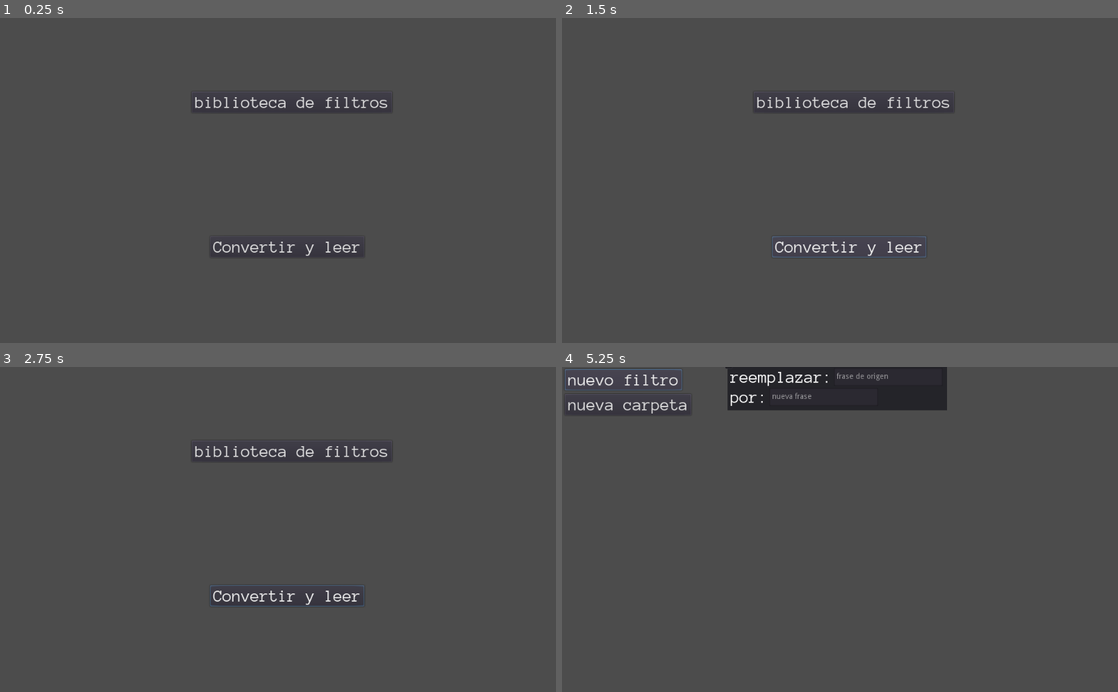
Above: before the commit, frames 1-4 (two rows, left to right).
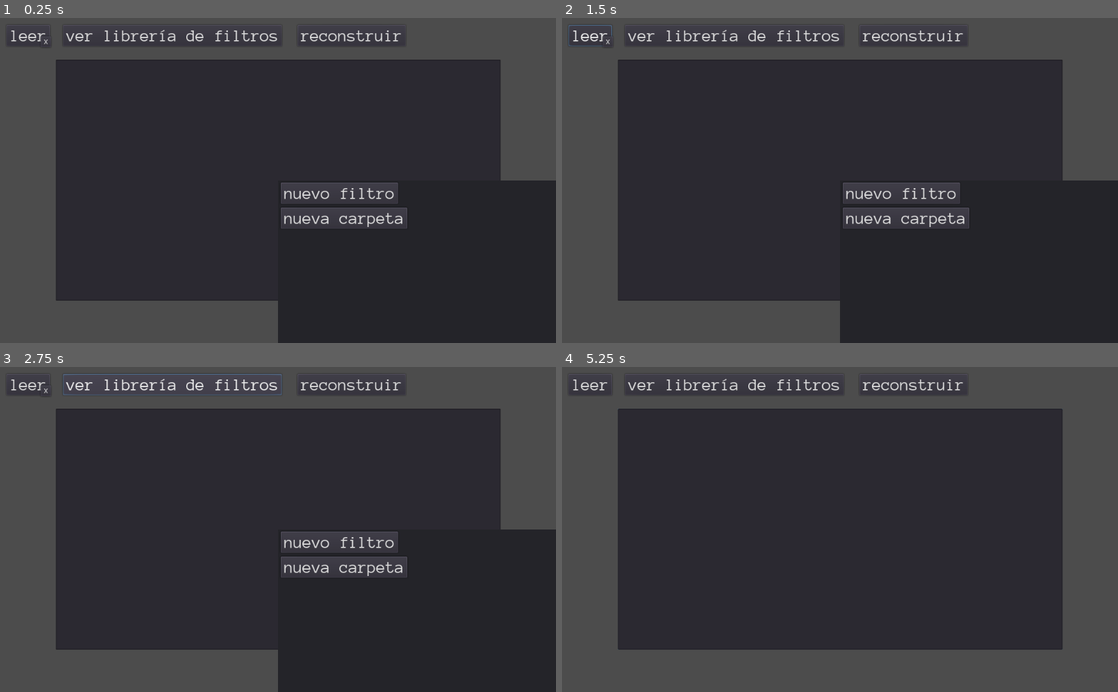
Above: after the commit, the same moments.

Repository: AndresDavidCalderon/desfilosofador
Game: Godot game, scene res://reader/reader.tscn
Two runs of this game, one before a commit and one after it. Both use one fixed random seed, a clock stepped at 60 frames per second and the inputs below. Before the commit the project starts from res://menu/menu.tscn.
Inputs (mouse positions are in pixels of both pictures, inside the frame that each line leads up to):
- Up to frame 1 (0.25 s): no input
- Up to frame 2 (1.5 s): click (589, 34) at 0.5 s, where only the run after the commit has a clickable "leer"; click (851, 245) at 1.25 s, where only the run before the commit has a clickable "Convertir y leer"
- Up to frame 3 (2.75 s): click (172, 383) at 2 s, where only the run after the commit has a clickable "ver librería de filtros"
- Up to frame 4 (5.25 s): click (606, 389) at 2.75 s, where only the run after the commit has a clickable "x"; click (912, 383) at 3.5 s, where only the run after the commit has a clickable "reconstruir"; click (851, 451) at 4.25 s, where only the run before the commit has a clickable "biblioteca de filtros"; click (623, 380) at 5 s, where only the run before the commit has a clickable "nuevo filtro"

The runs differ from the first frame. In frame 1, 65% of the frame differs, in the area x 2-100%, y 3-100%; in frame 2, 66%, in the area x 1-100%, y 2-100%; in frame 3, 65%; in frame 4, 63%.
Error after the commit: Invalid call. Nonexistent function 'openfilters' in base 'Panel'. (res://reader/reader.gd:15)

Commit message:
tool UI

Diff:
--- a/UI/aligner.gd
+++ b/UI/aligner.gd
@@ -1,3 +1,4 @@
+tool
 extends Node2D
 class_name aligner,"res://ui/extendericon.png"
 export(bool) var sety
@@ -9,26 +10,36 @@
 onready var initscale=scale
 export(bool) var scales
 export(bool) var fromzero=true
+export(bool) var uselocalscale
+export(bool) var istool
+export(NodePath) var userect
 var initsize=Vector2(ProjectSettings.get("display/window/size/width"),ProjectSettings.get("display/window/size/height"))
 func _ready():
-	if invisiblestart:
+	if invisiblestart and not Engine.editor_hint:
 		visible=false
-	get_tree().root.connect("size_changed", self, "setgui")
-	setgui()
+	if istool or not Engine.editor_hint:
+		get_tree().root.connect("size_changed", self, "setgui")
+		setgui()
+		if userect!="" and userect!=null:
+			get_node(userect).connect("resized",self,"setgui")
 func setgui():
-	var base=get_viewport_rect()
-	if fromzero:
-		position=Vector2(0,0)
-	if sety:
-		position.y=base.size.y*scaleview.y
-	if setx:
-		position.x=base.size.x*scaleview.x
-	position+=OS.get_window_safe_area().position*safeposmult
-	position+=offset
-
-	var mult=initscale*(get_viewport_rect().size/initsize)
-	var newscale=[mult.x,mult.y].min()
-	if scales:
-		scale=Vector2(newscale,newscale)
-	if has_method("customscale"):
-		call("customscale",Vector2(newscale,newscale))
+	if istool or not Engine.editor_hint:
+		var base=get_viewport_rect().size
+		if userect!="" and userect!=null:
+			base=get_node(userect).rect_size
+		if uselocalscale:
+			base*=get_parent().scale
+		if fromzero:
+			position=Vector2(0,0)
+		if sety:
+			position.y=base.y*scaleview.y
+		if setx:
+			position.x=base.x*scaleview.x
+		position+=OS.get_window_safe_area().position*safeposmult
+		position+=offset
+		var mult=initscale*(base/initsize)
+		var newscale=[mult.x,mult.y].min()
+		if scales:
+			scale=Vector2(newscale,newscale)
+		if has_method("customscale"):
+			call("customscale",Vector2(newscale,newscale))
--- /dev/null
+++ b/UI/font/text.tres
@@ -0,0 +1,6 @@
+[gd_resource type="DynamicFont" load_steps=2 format=2]
+
+[ext_resource path="res://UI/font/AnonymousPro-Regular.ttf" type="DynamicFontData" id=1]
+
+[resource]
+font_data = ExtResource( 1 )
--- /dev/null
+++ b/UI/popup.gd
@@ -0,0 +1,52 @@
+extends Panel
+class_name popup,"res://UI/popupicon.png"
+signal closed
+export(Color) var errorcolor
+func _init():
+	globals.popuper=self
+	visible=false
+var normalsize=rect_size.y
+var addedchild=[]
+func _ready():
+	visible=false
+func _on_quit_pressed():
+	unpopup()
+func unpopup():
+	emit_signal("closed")
+	if visible:
+		var cleared=0
+		while cleared<addedchild.size():
+			addedchild[cleared].queue_free()
+			cleared+=1
+		addedchild.clear()
+		visible=false
+		$vorder.rect_size.y=0
+		$vorder.queue_sort()
+	else:
+		globals.iprint("already unpopuped")
+func popup(title:String,desc="",fields:Array=[],canout=true,error:bool=false):
+	$quit.visible=canout
+	if visible:
+		unpopup()
+	visible=true
+	var added=0
+	$title.text=title
+	if error:
+		$title.set("custom_colors/font_color",errorcolor)
+	var font=$title.get("custom_fonts/font") as DynamicFont
+	while font.get_string_size(title).x>$title.rect_size.x:
+		font.size-=1
+	var desclabel=$vorder/description
+	desclabel.text=desc
+	var instanced=[]
+	while added<fields.size():
+		var new=fields[added].new() as Control
+		instanced.append(new)
+		$vorder.add_child(new)
+		addedchild.append(new)
+		new.set("custom_fonts/font",preload("res://UI/font/text.tres"))
+		added+=1
+	return instanced
+
+func _on_vorder_sort_children():
+	rect_size.y=($vorder.rect_position.y+$vorder.rect_size.y)+5
--- /dev/null
+++ b/UI/popup.tscn
@@ -0,0 +1,71 @@
+[gd_scene load_steps=5 format=2]
+
+[ext_resource path="res://UI/popup.gd" type="Script" id=1]
+[ext_resource path="res://UI/font/normal title.tres" type="DynamicFont" id=2]
+[ext_resource path="res://UI/font/text.tres" type="DynamicFont" id=3]
+
+[sub_resource type="StyleBoxFlat" id=1]
+bg_color = Color( 0.0862745, 0.054902, 0.227451, 1 )
+corner_radius_top_left = 3
+corner_radius_top_right = 3
+corner_radius_bottom_right = 3
+corner_radius_bottom_left = 2
+
+[node name="popup" type="Panel"]
+margin_left = -0.529724
+margin_right = 317.47
+margin_bottom = 120.0
+custom_styles/panel = SubResource( 1 )
+script = ExtResource( 1 )
+__meta__ = {
+"_edit_use_anchors_": false
+}
+
+[node name="title" type="Label" parent="."]
+margin_left = 23.5892
+margin_top = 3.17296
+margin_right = 291.589
+margin_bottom = 39.173
+custom_fonts/font = ExtResource( 2 )
+custom_colors/font_color = Color( 1, 1, 1, 1 )
+text = "popup!"
+align = 1
+autowrap = true
+clip_text = true
+__meta__ = {
+"_edit_use_anchors_": false
+}
+
+[node name="quit" type="Button" parent="."]
+margin_left = 301.759
+margin_top = -15.7403
+margin_right = 333.759
+margin_bottom = 16.2597
+text = "x"
+__meta__ = {
+"_edit_use_anchors_": false
+}
+
+[node name="vorder" type="VBoxContainer" parent="."]
+margin_left = 16.0
+margin_top = 39.0
+margin_right = 300.0
+margin_bottom = 116.0
+__meta__ = {
+"_edit_use_anchors_": false
+}
+
+[node name="description" type="Label" parent="vorder"]
+margin_right = 284.0
+margin_bottom = 77.0
+custom_fonts/font = ExtResource( 3 )
+text = "stuff goes here, explains what happened and what to do.
+now im putting some extra space here so yeah."
+align = 1
+autowrap = true
+__meta__ = {
+"_edit_use_anchors_": false
+}
+
+[connection signal="pressed" from="quit" to="." method="_on_quit_pressed"]
+[connection signal="sort_children" from="vorder" to="." method="_on_vorder_sort_children"]
--- /dev/null
+++ b/filters/filterinstance.gd
@@ -0,0 +1,19 @@
+extends Control
+func getsavedata():
+	var save={}
+	save["of"]=$ui/of/origin.text
+	save["to"]=$ui/result/new.text
+	return save
+func fromfile(save:Dictionary):
+	$ui/result/new.text=save["to"]
+	$ui/of/origin.text=save["to"]
+
+var oldtext=""
+func _on_origin_text_changed(new_text):
+	if oldtext!="":
+		globals.filterbyphrase[oldtext].erase(self)
+	if new_text!=null:
+		if not globals.filterbyphrase.has(new_text):
+			globals.filterbyphrase[new_text]=[]
+		globals.filterbyphrase[new_text].append(self)
+	oldtext=new_text
--- a/filters/filterinstance.tscn
+++ b/filters/filterinstance.tscn
@@ -1,6 +1,7 @@
-[gd_scene load_steps=2 format=2]
+[gd_scene load_steps=3 format=2]
 
 [ext_resource path="res://UI/font/normal title.tres" type="DynamicFont" id=1]
+[ext_resource path="res://filters/filterinstance.gd" type="Script" id=2]
 
 [node name="filter" type="Control"]
 anchor_right = 1.0
@@ -8,6 +9,7 @@
 margin_right = -620.0
 margin_bottom = -515.0
 rect_min_size = Vector2( 404, 85 )
+script = ExtResource( 2 )
 __meta__ = {
 "_edit_use_anchors_": false
 }
@@ -81,7 +83,9 @@
 caret_blink_speed = 0.5
 
 [node name="enabled" type="CheckBox" parent="."]
-margin_left = -10.0
-margin_top = -11.0
-margin_right = 14.0
-margin_bottom = 13.0
+margin_left = 376.496
+margin_top = 56.3842
+margin_right = 400.496
+margin_bottom = 80.3842
+
+[connection signal="text_changed" from="ui/of/origin" to="." method="_on_origin_text_changed"]
--- a/filters/filtersearch.gd
+++ b/filters/filtersearch.gd
@@ -1,6 +1,48 @@
-extends Node
+extends Node2D
 export(PackedScene) var filter
-
-
+export(bool) var onexe
+var fileman=File.new()
+var filedir
+onready var box=$upcenter/scroll/vbox
+func _ready():
+	if onexe:
+		filedir=OS.get_executable_path()+"/filters.json"
+	else:
+		filedir="user://filters.json"
+func openfilters():
+	var error=fileman.open(filedir,File.READ)
+	if error==OK:
+		if fileman.get_as_text()!="":
+			var dict=JSON.parse(fileman.get_as_text())
+			if dict.error==OK:
+				dict=dict.result as Array
+				for i in dict.size():
+					var new=filter.instance()
+					box.add_child(new)
+					new.fromfile(dict[i])
+			else:
+				globals.popuper.popup("error abriendo los filtros","error "+str(dict.error)+"en la linea "+str(dict.error_line))
+		else:
+			print("empty file.")
+		fileman.close()
+	else:
+		globals.popuper.popup("error abriendo el archivo","error "+str(error))
+func savefilters():
+	var filters=[]
+	for i in box.get_children().size():
+		filters.append(box.get_child(i).getsavedata())
+	var error=fileman.open(filedir,File.WRITE)
+	if error==OK:
+		fileman.store_string(JSON.print(filters))
+		prints("se guardo:",JSON.print(filters))
+		fileman.close()
+	else:
+		globals.popuper.popup("error guardando!","error "+str(error))
 func _on_newfilter_pressed():
-	$upcenter/scroll/vbox.add_child(filter.instance())
+	box.add_child(filter.instance())
+func _on_save_pressed():
+	savefilters()
+	globals.popuper.popup("guardado!")
+func _notification(what):
+	if what==MainLoop.NOTIFICATION_WM_QUIT_REQUEST:
+		savefilters()
--- a/filters/filtersearch.tscn
+++ b/filters/filtersearch.tscn
@@ -6,23 +6,31 @@
 [ext_resource path="res://filters/scroll.gd" type="Script" id=4]
 [ext_resource path="res://UI/font/normal title.tres" type="DynamicFont" id=5]
 
-[node name="filtersearch" type="Node"]
+[node name="filtersearch" type="Panel"]
+margin_left = 0.106518
+margin_top = 0.106518
+margin_right = 1021.11
+margin_bottom = 598.107
 script = ExtResource( 1 )
+__meta__ = {
+"_edit_use_anchors_": false
+}
 filter = ExtResource( 2 )
 
 [node name="upcenter" type="Node2D" parent="."]
-position = Vector2( 539.885, 3.5636 )
+position = Vector2( 510.5, 10 )
 script = ExtResource( 3 )
 setx = true
 scaleview = Vector2( 0.5, 1 )
+offset = Vector2( 0, 10 )
 safeposmult = Vector2( 0, 1 )
+istool = true
+userect = NodePath("..")
 
 [node name="scroll" type="ScrollContainer" parent="upcenter"]
 margin_left = -207.0
-margin_top = -4.0
 margin_right = 200.0
-margin_bottom = 595.0
-rect_clip_content = false
+margin_bottom = 588.0
 script = ExtResource( 4 )
 __meta__ = {
 "_edit_use_anchors_": false
@@ -57,4 +65,24 @@
 "_edit_use_anchors_": false
 }
 
+[node name="botright" type="Node2D" parent="."]
+position = Vector2( 1021, 598 )
+script = ExtResource( 3 )
+sety = true
+setx = true
+istool = true
+userect = NodePath("..")
+
+[node name="save" type="Button" parent="botright"]
+margin_left = -138.611
+margin_top = -54.5809
+margin_right = -7.61139
+margin_bottom = -15.5809
+custom_fonts/font = ExtResource( 5 )
+text = "guardar"
+__meta__ = {
+"_edit_use_anchors_": false
+}
+
 [connection signal="pressed" from="newfilter" to="." method="_on_newfilter_pressed"]
+[connection signal="pressed" from="botright/save" to="." method="_on_save_pressed"]
--- a/filters/scroll.gd
+++ b/filters/scroll.gd
@@ -1,6 +1 @@
 extends ScrollContainer
-
-func _ready():
-	get_viewport().connect("size_changed",self,"newsize")
-func newsize():
-	rect_size.y=get_viewport_rect().size.y
--- /dev/null
+++ b/globals.gd
@@ -0,0 +1,3 @@
+extends Node
+var popuper:popup
+var filterbyphrase={}
--- a/menu/menu.gd
+++ b/menu/menu.gd
@@ -3,3 +3,7 @@
 export(PackedScene) var filterlibrary
 func _on_manager_pressed():
 	get_tree().change_scene_to(filterlibrary)
+
+export(PackedScene) var read
+func _on_use_pressed():
+	get_tree().change_scene_to(read)
--- a/menu/menu.tscn
+++ b/menu/menu.tscn
@@ -1,17 +1,21 @@
-[gd_scene load_steps=4 format=2]
+[gd_scene load_steps=5 format=2]
 
 [ext_resource path="res://UI/font/normal title.tres" type="DynamicFont" id=1]
 [ext_resource path="res://menu/menu.gd" type="Script" id=2]
 [ext_resource path="res://filters/filtersearch.tscn" type="PackedScene" id=3]
+[ext_resource path="res://reader/reader.tscn" type="PackedScene" id=4]
 
 [node name="menu" type="Control"]
 anchor_right = 1.0
 anchor_bottom = 1.0
+margin_left = -0.840897
+margin_right = -0.840881
 script = ExtResource( 2 )
 __meta__ = {
 "_edit_use_anchors_": false
 }
 filterlibrary = ExtResource( 3 )
+read = ExtResource( 4 )
 
 [node name="manager" type="Button" parent="."]
 anchor_left = 0.525
@@ -44,3 +48,4 @@
 }
 
 [connection signal="pressed" from="manager" to="." method="_on_manager_pressed"]
+[connection signal="pressed" from="use" to="." method="_on_use_pressed"]
--- a/project.godot
+++ b/project.godot
@@ -13,16 +13,26 @@
 "class": "aligner",
 "language": "GDScript",
 "path": "res://UI/aligner.gd"
+}, {
+"base": "Panel",
+"class": "popup",
+"language": "GDScript",
+"path": "res://UI/popup.gd"
 } ]
 _global_script_class_icons={
-"aligner": "res://ui/extendericon.png"
+"aligner": "res://ui/extendericon.png",
+"popup": "res://UI/popupicon.png"
 }
 
 [application]
 
 config/name="desfilosofador"
-run/main_scene="res://menu/menu.tscn"
+run/main_scene="res://reader/reader.tscn"
 config/icon="res://icon.png"
+
+[autoload]
+
+globals="*res://globals.gd"
 
 [physics]
 
--- /dev/null
+++ b/reader/reader.gd
@@ -0,0 +1,15 @@
+extends Node
+
+
+
+func _on_close_pressed():
+	$librarycontainer.visible=false
+
+func _on_library_pressed():
+	$librarycontainer.visible=true
+	$librarycontainer/filtersearch.openfilters()
+
+
+
+func _on_read_pressed():
+	$librarycontainer/filtersearch.openfilters()
--- /dev/null
+++ b/reader/reader.tscn
@@ -0,0 +1,106 @@
+[gd_scene load_steps=7 format=2]
+
+[ext_resource path="res://UI/font/normal title.tres" type="DynamicFont" id=1]
+[ext_resource path="res://UI/aligner.gd" type="Script" id=2]
+[ext_resource path="res://filters/filtersearch.tscn" type="PackedScene" id=3]
+[ext_resource path="res://reader/reader.gd" type="Script" id=4]
+[ext_resource path="res://UI/popup.tscn" type="PackedScene" id=5]
+[ext_resource path="res://UI/font/text.tres" type="DynamicFont" id=6]
+
+[node name="reader" type="Node"]
+script = ExtResource( 4 )
+
+[node name="new" type="Node2D" parent="."]
+
+[node name="read" type="Button" parent="new"]
+margin_left = 12.361
+margin_top = 12.7356
+margin_right = 92.361
+margin_bottom = 51.7356
+custom_fonts/font = ExtResource( 1 )
+text = "leer"
+__meta__ = {
+"_edit_use_anchors_": false
+}
+
+[node name="center" type="Node2D" parent="new"]
+position = Vector2( 509.556, 285.732 )
+script = ExtResource( 2 )
+sety = true
+setx = true
+scaleview = Vector2( 0.5, 0.5 )
+
+[node name="text" type="TextEdit" parent="new/center"]
+margin_left = -409.115
+margin_top = -223.098
+margin_right = 409.885
+margin_bottom = 221.902
+custom_fonts/font = ExtResource( 6 )
+wrap_enabled = true
+caret_blink = true
+__meta__ = {
+"_edit_use_anchors_": false
+}
+
+[node name="library" type="Button" parent="."]
+margin_left = 116.175
+margin_top = 13.375
+margin_right = 519.175
+margin_bottom = 52.375
+custom_fonts/font = ExtResource( 1 )
+text = "ver librería de filtros"
+__meta__ = {
+"_edit_use_anchors_": false
+}
+
+[node name="librarycontainer" type="Node2D" parent="."]
+position = Vector2( 509.909, 281.651 )
+script = ExtResource( 2 )
+sety = true
+setx = true
+scaleview = Vector2( 0.5, 0.5 )
+
+[node name="filtersearch" parent="librarycontainer" instance=ExtResource( 3 )]
+position = Vector2( -424.724, -253.446 )
+scale = Vector2( 0.840534, 0.840534 )
+
+[node name="close" type="Button" parent="librarycontainer"]
+margin_left = -436.54
+margin_top = -265.933
+margin_right = -417.54
+margin_bottom = -245.933
+text = "x"
+__meta__ = {
+"_edit_use_anchors_": false
+}
+
+[node name="read" type="Node2D" parent="."]
+
+[node name="reconstruct" type="Button" parent="read"]
+margin_left = 548.355
+margin_top = 12.8861
+margin_right = 747.355
+margin_bottom = 51.8861
+custom_fonts/font = ExtResource( 1 )
+text = "reconstruir"
+__meta__ = {
+"_edit_use_anchors_": false
+}
+
+[node name="center" type="Node2D" parent="."]
+position = Vector2( 509.944, 282.705 )
+script = ExtResource( 2 )
+sety = true
+setx = true
+scaleview = Vector2( 0.5, 0.5 )
+
+[node name="popup" parent="center" instance=ExtResource( 5 )]
+visible = false
+margin_left = -164.443
+margin_top = -69.2777
+margin_right = 153.557
+margin_bottom = 50.7223
+
+[connection signal="pressed" from="new/read" to="." method="_on_read_pressed"]
+[connection signal="pressed" from="library" to="." method="_on_library_pressed"]
+[connection signal="pressed" from="librarycontainer/close" to="." method="_on_close_pressed"]
Binary file added: UI/popupicon.aseprite
Binary file added: UI/popupicon.png
Not shown, added: UI/popupicon.png.import
